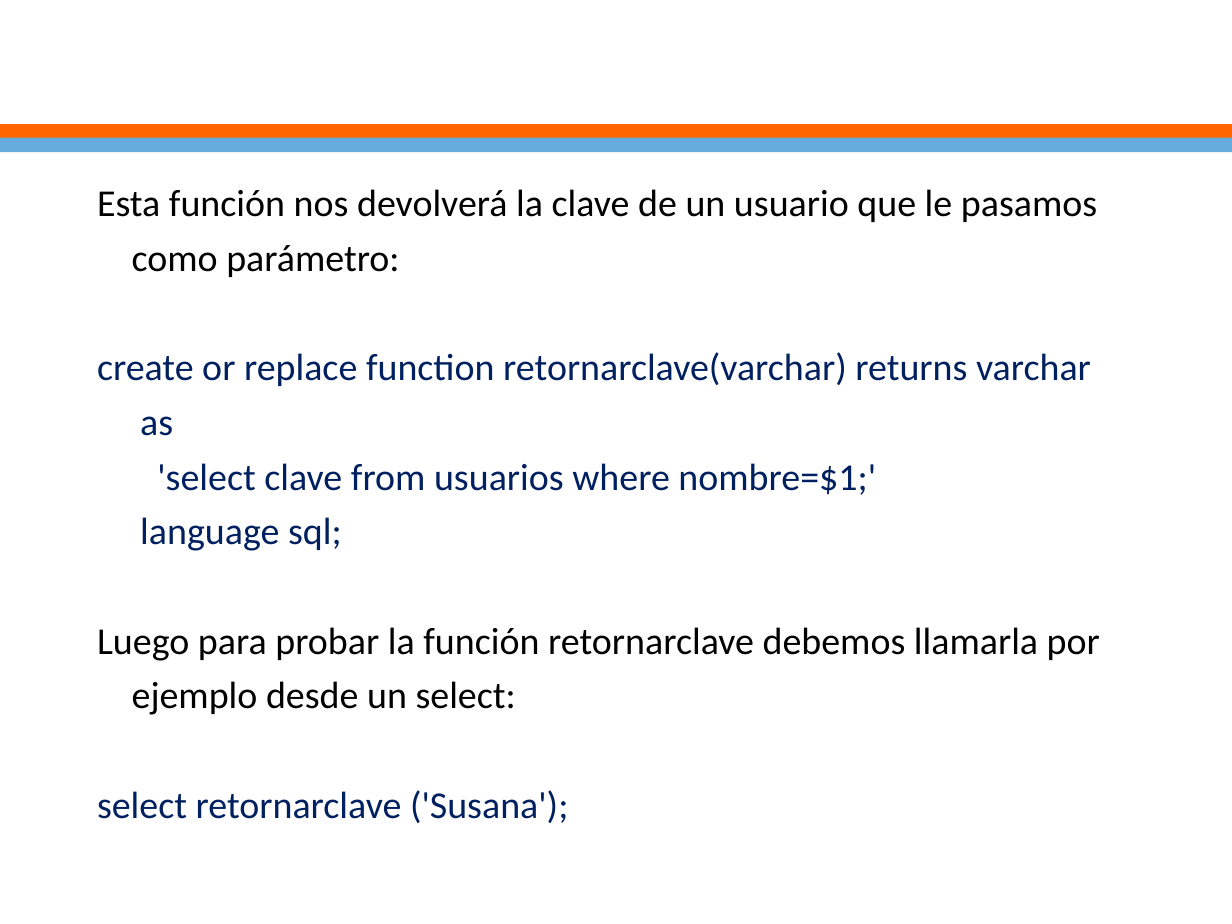
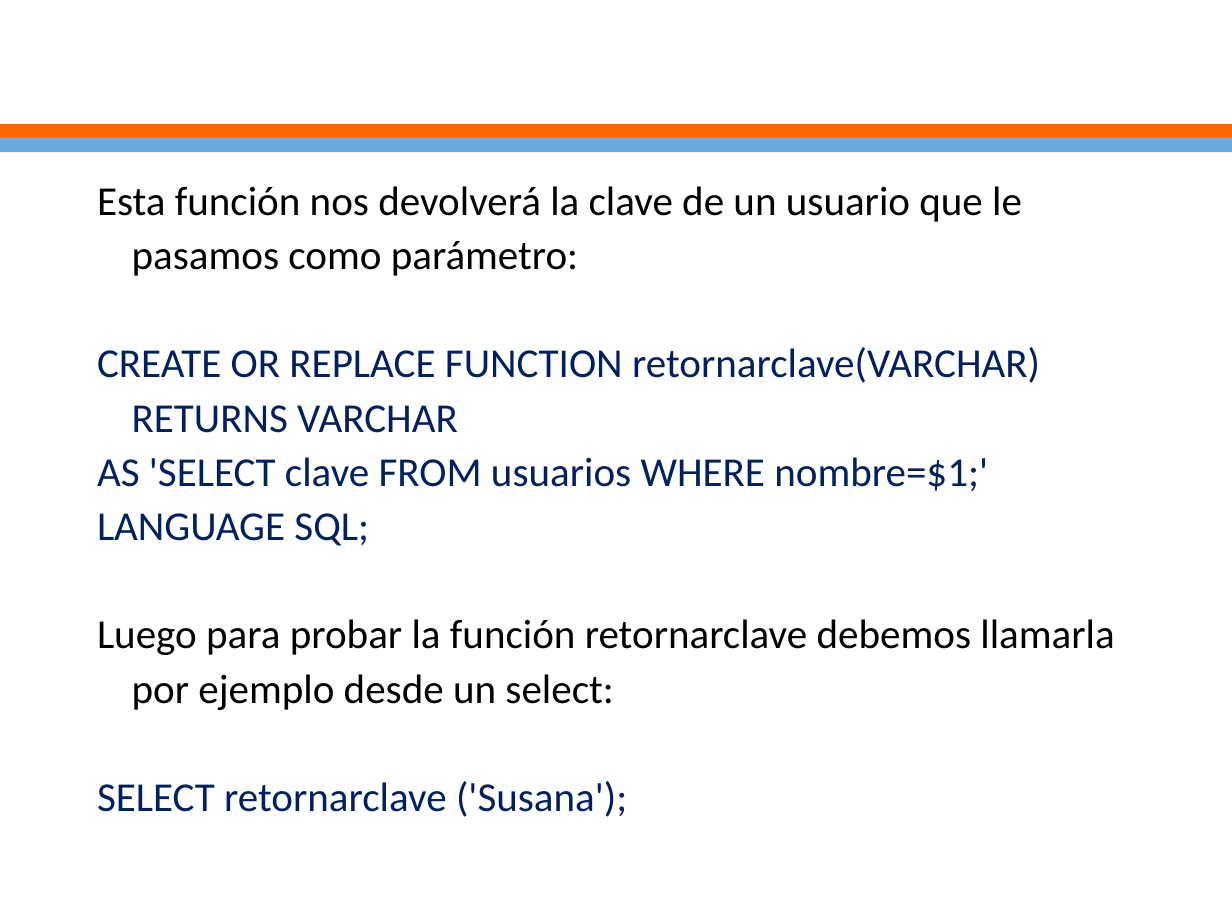
Before and after one commit to ejimenezdelgado/Aplica_db_viernes_1_2017, a slide deck: slide 9 of Clase 8/clase8.pptx. Drawn at 1232x924 pixels with LibreOffice and Linux fonts; fonts in the diff are those of the drawing; background and template pictures are left out. Boxes give left, top, right and bottom in pixels: in the first picture for what was removed or moved away, otherwise in the second. Text is boxed around its words. In the diff, an @@ line names an element or a change of style, - is before the commit and + after.

```diff
--- a/Clase 8/clase8.pptx
+++ b/Clase 8/clase8.pptx
@@ text at <box>97,186,1114,710</box>: size 22.2 to 24 pt in "Esta función nos devolverá la clave de ...", "Luego para probar la función retornarclave debemos ..."; line spacing 1.2 to 1.1 @@
@@ text at <box>97,347,1040,546</box>: text changed; size 22.2 to 24 pt @@
-create or replace function retornarclave(varchar) returns varchar
-as
-'select clave from usuarios where nombre=$1;'
-language sql;
+CREATE OR REPLACE FUNCTION retornarclave(VARCHAR) RETURNS VARCHAR
+AS 'SELECT clave FROM usuarios WHERE nombre=$1;'
+LANGUAGE SQL;
@@ text at <box>97,781,627,817</box>: text changed; size 22.2 to 24 pt @@
-select retornarclave ('Susana');
+SELECT retornarclave ('Susana');
```
Also in this commit, not shown: 3 other slides changed, 2 other files.
